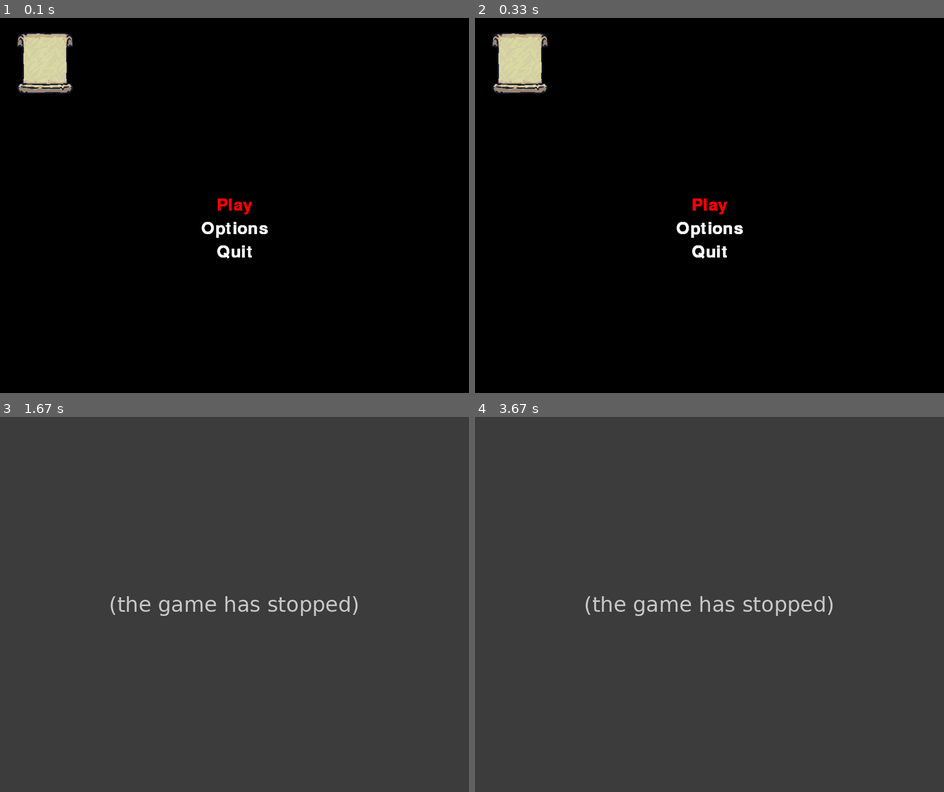
Above: before the commit, frames 1-4 (two rows, left to right).
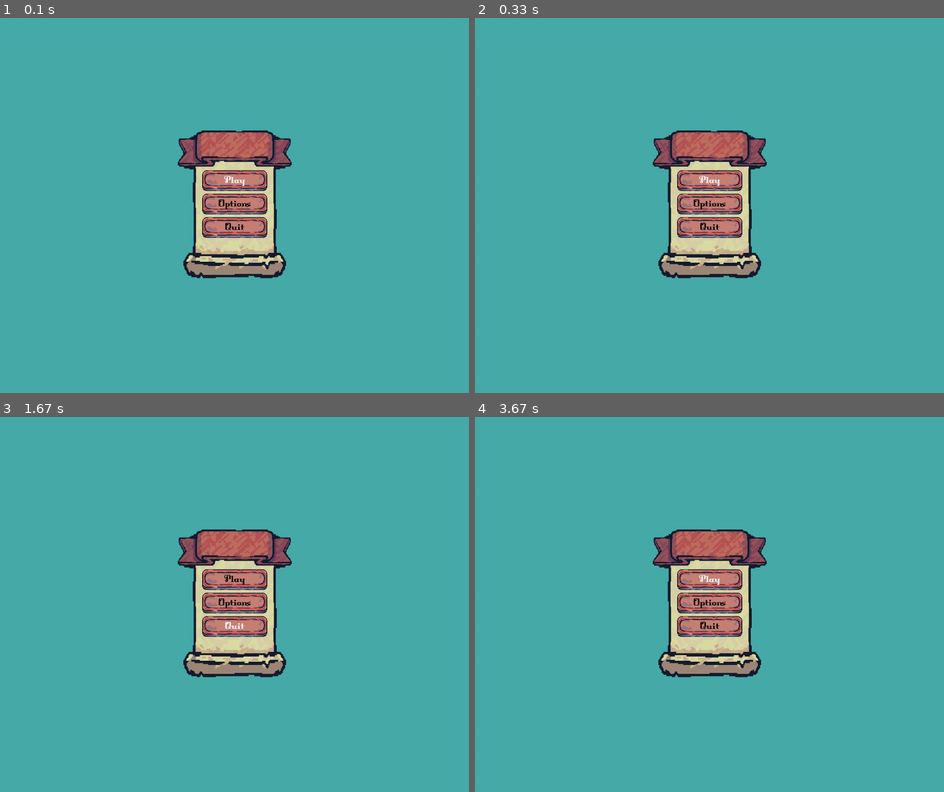
Above: after the commit, the same moments.

Repository: Lou-ey/TP2_pygame
Game: pygame game, started from scenes/main_menu.py
The game is run twice, just before and just after one commit, with the same random seed, the same clock (stepped at 60 frames per second) and the same inputs.
Inputs:
- Up to frame 1 (0.1 s): no input
- Up to frame 2 (0.33 s): no input
- Up to frame 3 (1.67 s): tap Enter at 0.33 s; hold Up 0.67-1.13 s; hold Down 1.17-1.47 s; hold Up from 1.5 s (still down)
- Up to frame 4 (3.67 s): release Up at 1.87 s; hold Down 1.9-2.27 s; hold Up 2.3-2.6 s; hold Down 2.63-2.93 s; hold Up 2.97-3.33 s; hold Down from 3.37 s (still down)

The runs differ from the first frame. In frame 1, 100% of the frame differs, in the area x 0-100%, y 0-100%; in frame 2, 100%; in frame 3, 100%; in frame 4, 100%.
Before the commit the program exited at 0.33 s; later frames show no game.

Commit message:
Melhorei o menu

Diff:
--- a/scenes/main_menu.py
+++ b/scenes/main_menu.py
@@ -1,5 +1,6 @@
 import pygame
 import os
+
 
 class MainMenu:
     def __init__(self):
@@ -12,14 +13,19 @@
         self.selected_option = 0
         self.running = True
 
-        self.background_image = pygame.image.load(os.path.join('assets/images/menu/Banner_Vertical.png'))
-        self.button_image = pygame.image.load(os.path.join('assets/images/menu/Button_Red_3Slides.png'))
-        self.font = pygame.font.Font(pygame.font.get_default_font(), 36)
+        self.background_image = self.load_and_scale_image('../assets/images/menu/Banner_Vertical.png', (350, 450))
+        self.banner_image = self.load_and_scale_image('../assets/images/menu/Ribbon_Red_3Slides.png', (250, 80))
+        self.button_image = self.load_and_scale_image('../assets/images/menu/Button_Red_3Slides.png', (150, 50))
+
+        self.font = pygame.font.Font(os.path.join('../assets/fonts/DungeonFont.ttf'), 25)
+
+    def load_and_scale_image(self, path, size):
+        image = pygame.image.load(path)
+        return pygame.transform.scale(image, size)
 
     def draw_text(self, text, color, x, y):
         text_surface = self.font.render(text, True, color)
-        text_rect = text_surface.get_rect()
-        text_rect.center = (x, y)
+        text_rect = text_surface.get_rect(center=(x, y))
         self.screen.blit(text_surface, text_rect)
 
     def handle_events(self):
@@ -34,25 +40,43 @@
                 elif event.key == pygame.K_RETURN:
                     return self.options[self.selected_option]
 
+    def draw_menu(self):
+        button_width, button_height = self.button_image.get_size()
+        start_y = (self.height - (len(self.options) * button_height)) // 2
+
+
+        for i, option in enumerate(self.options):
+            button_x = (self.width - button_width) // 2
+            button_y = start_y + i * button_height
+
+            self.screen.blit(self.button_image, (button_x, button_y))
+            text_x = button_x + button_width // 2
+            text_y = button_y + button_height - 60 // 2
+            color = (255, 255, 255) if i == self.selected_option else (0, 0, 0)
+
+            self.draw_text(option, color, text_x, text_y)
+
     def run(self):
         while self.running:
-            self.screen.blit(self.background_image, (0, 0))
+            self.screen.fill((71, 171, 169))
 
-            # Desenhar opções de menu
-            for i, option in enumerate(self.options):
-                color = (255, 0, 0) if i == self.selected_option else (255, 255, 255)
-                self.draw_text(option, color, self.width / 2, self.height / 2 + i * 50)
+            banner_width, banner_height = self.background_image.get_size()
+            banner_x = (self.width - banner_width) // 2
+            banner_y = (self.height - banner_height) // 2
+
+            self.screen.blit(self.background_image, (banner_x, banner_y))
+            self.screen.blit(self.banner_image, (375, 240))
+            self.draw_menu()
 
             pygame.display.flip()
             selected_action = self.handle_events()
             if selected_action:
-                print(f"Selected Option: {selected_action}")
-                return selected_action
+                if selected_action == "Quit":
+                    self.running = False  # Encerra o jogo
 
-            self.clock.tick(60)
+        pygame.quit()
 
 
 menu = MainMenu()
 choice = menu.run()
-print(f"User chose: {choice}")
-pygame.quit()
+print(f"Usuário escolheu: {choice}")
Binary file added: assets/fonts/DungeonFont.ttf
Binary file changed: assets/images/menu/Banner_Vertical.png
